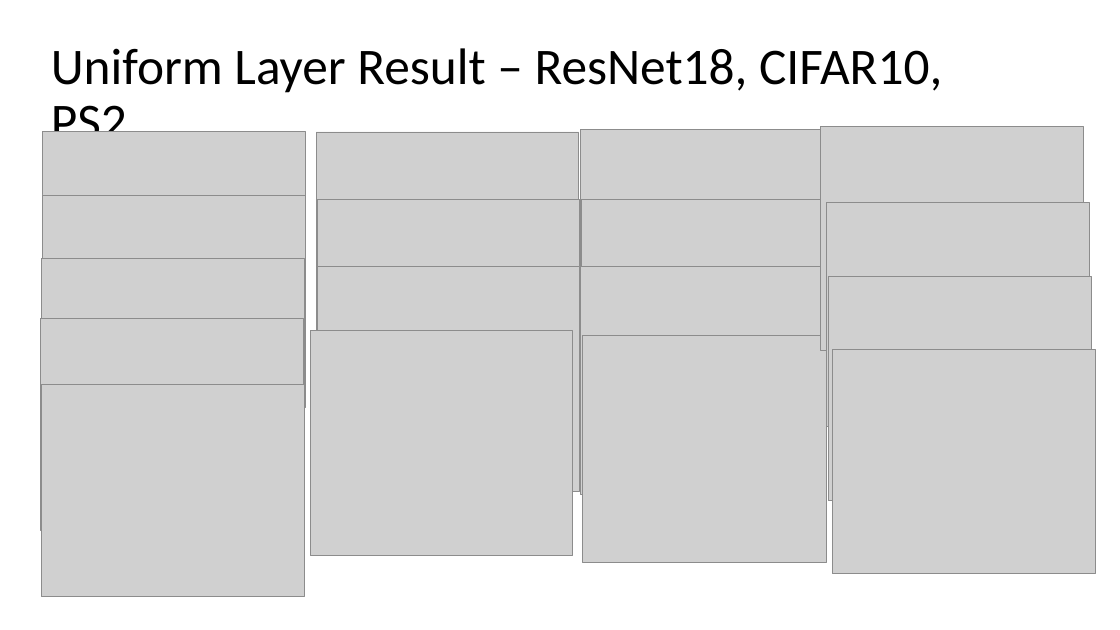
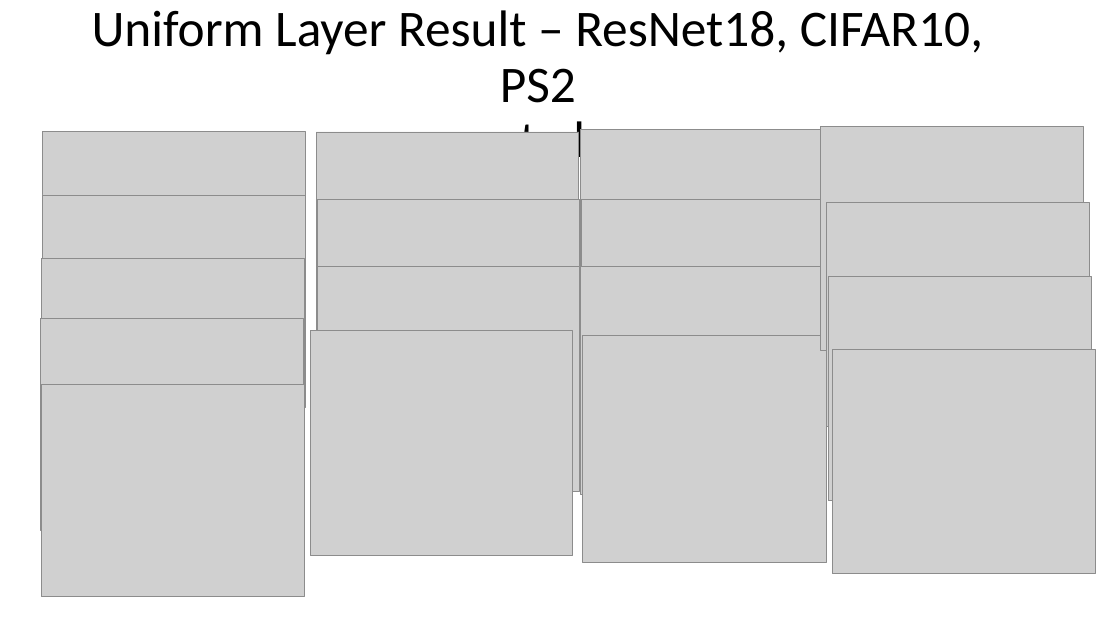
Before and after one commit to Mano-Man/Proj2, a slide deck: slide 3 of doc/Presentations/Results_Masks.pptx. Drawn at 1120x630 pixels with LibreOffice and Linux fonts; fonts in the diff are those of the drawing; grey boxes stand for pictures. Boxes give left, top, right and bottom in pixels: in the first picture for what was removed or moved away, otherwise in the second. Text is boxed around its words. In the diff, an @@ line names an element or a change of style, - is before the commit and + after.

```diff
--- a/doc/Presentations/Results_Masks.pptx
+++ b/doc/Presentations/Results_Masks.pptx
@@ title at <box>92,10,983,170</box>: text changed @@
-Uniform Layer Result – ResNet18, CIFAR10, PS2
+Uniform Layer Result – ResNet18, CIFAR10, PS2
+separate layers
```
Also in this commit, not shown: 10 other slides changed, 20 slides added.
